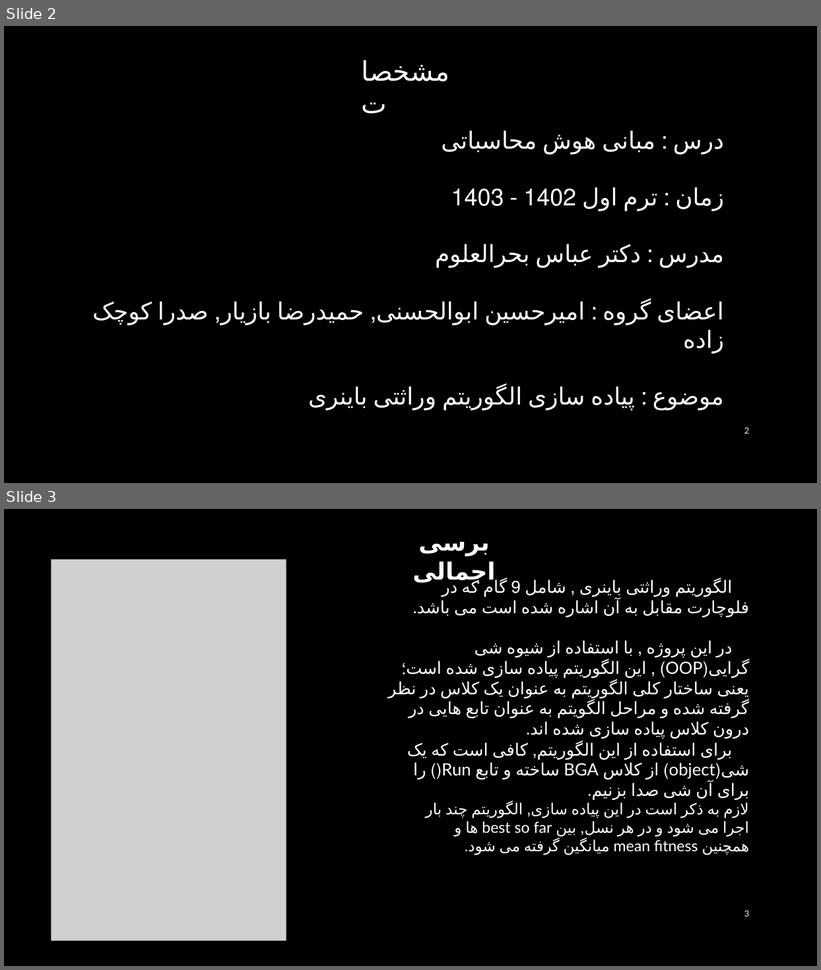
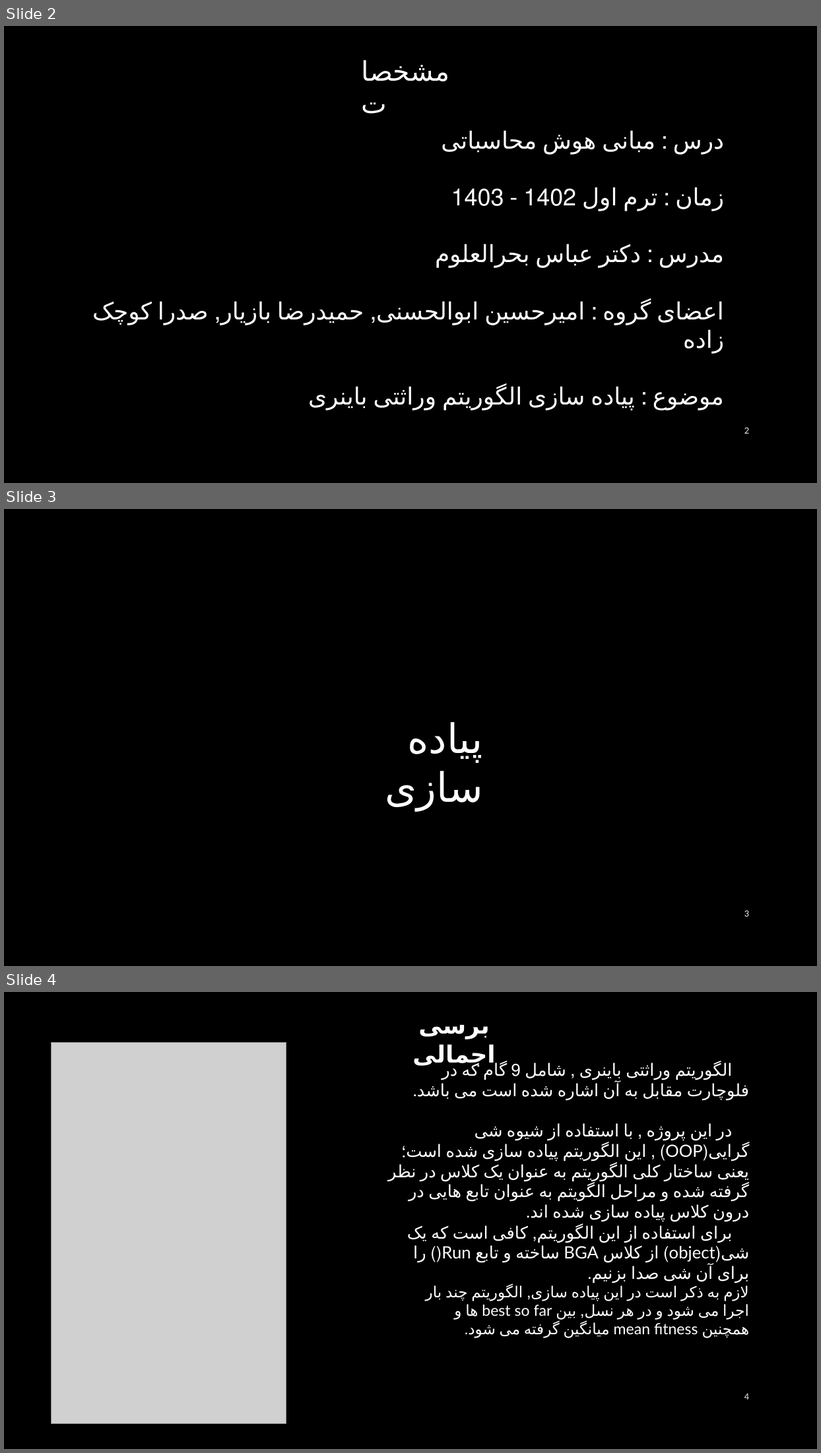
Before and after one commit to AmirAAZ818/Soft_Computing_Course, a slide deck: HW_1/BGA DOCUMENT.pptx. Shown one above the other, each under a label of ours: slides 2 and 3 before the commit, slides 2, 3 and 4 after it. The pictures are 821x970 and 821x1453 pixels, drawn with LibreOffice and Linux fonts; fonts in the diff are those of the drawing; grey boxes stand for pictures; background and template pictures are left out. Boxes give left, top, right and bottom in pixels: in the first picture for what was removed or moved away, otherwise in the second. Text is boxed around its words. In the diff, an @@ line names an element or a change of style, - is before the commit and + after.

```diff
--- a/HW_1/BGA DOCUMENT.pptx
+++ b/HW_1/BGA DOCUMENT.pptx
@@ slide 3 added at bbox=[4, 509, 817, 966], background picture (left out) @@
@@ text added at bbox=[385, 722, 483, 811], 48 pt, text #FFFFFF @@
+پیاده سازی
@@ page number added at bbox=[745, 910, 749, 917], 10 pt, text #F2F2F2 @@
+3
@@ what was slide 3 is now slide 4 @@
@@ page number at bbox=[745, 1394, 749, 1400]: text changed @@
-3
+4
```
Also in this commit, not shown: 1 slide changed, 11 other slides added, 4 other files.
